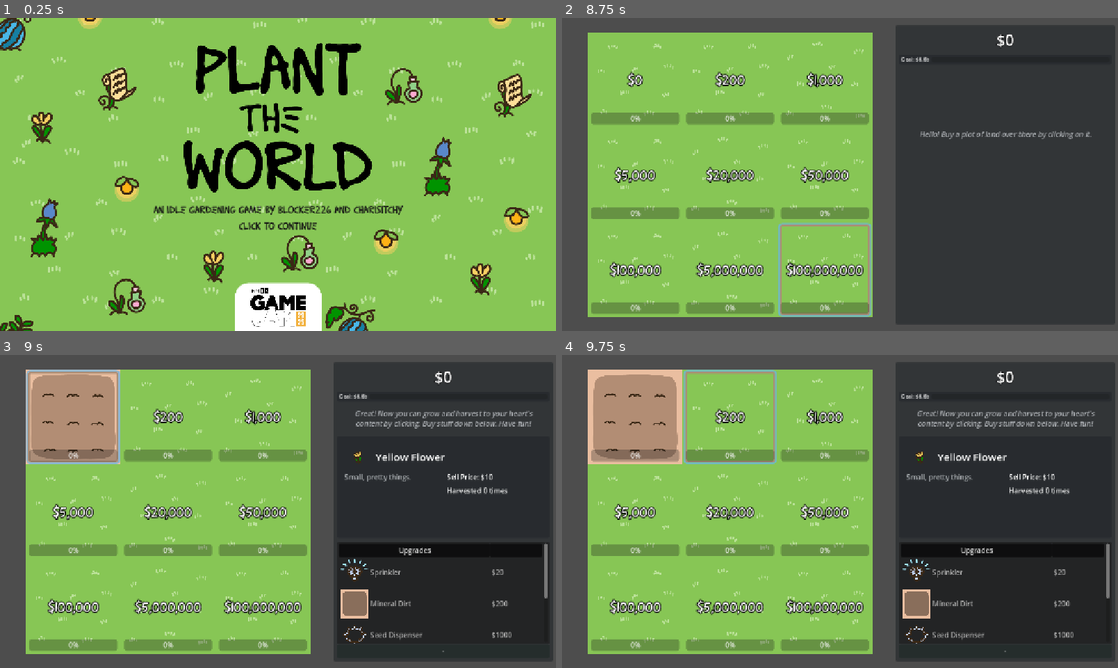
Above: before the commit, frames 1-4 (two rows, left to right).
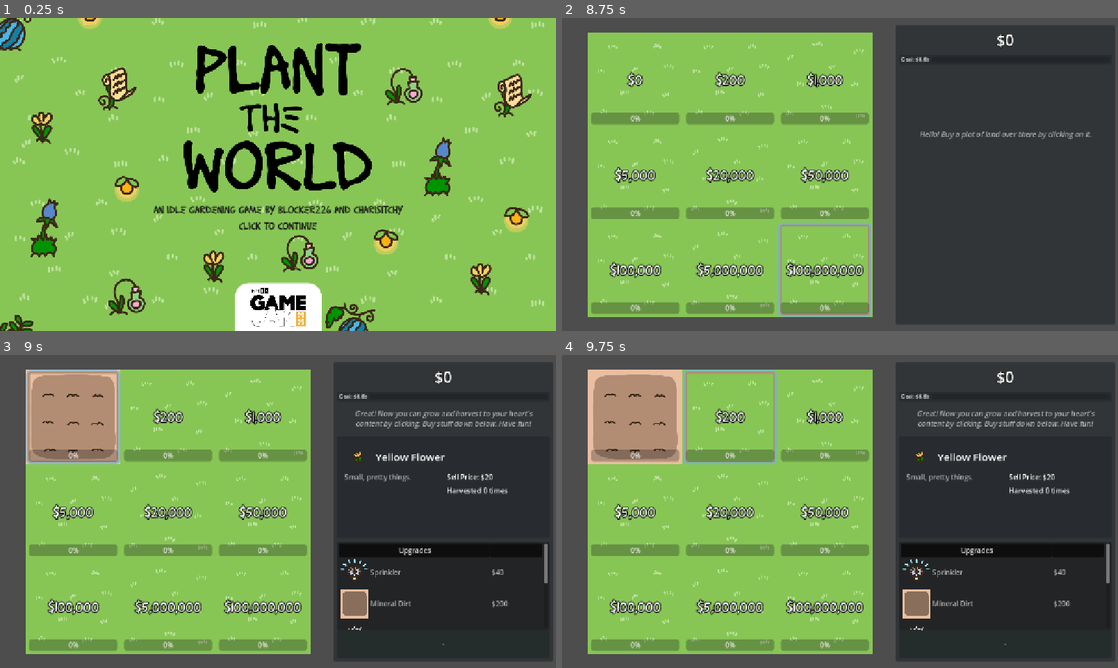
Above: after the commit, the same moments.

Repository: Blocker226/gmtk-jam-2025
Game: Godot game, scene res://game.tscn
Two runs of this game, one before a commit and one after it. Both use one fixed random seed, a clock stepped at 60 frames per second and the inputs below.
Inputs (mouse positions are in pixels of both pictures, inside the frame that each line leads up to):
- Up to frame 1 (0.25 s): no input
- Up to frame 2 (8.75 s): click (840, 174) at 0.5 s; click (840, 174) at 1.25 s; click "$0" at 2 s; click "$200" at 2.75 s; click "$1,000" at 3.5 s; click "$5,000" at 4.25 s; click "$20,000" at 5 s; click "$50,000" at 5.75 s; click "$100,000" at 6.5 s; click "$5,000,000" at 7.25 s; click "$100,000,000" at 8 s
- Up to frame 3 (9 s): click "$0" at 8.75 s
- Up to frame 4 (9.75 s): click "$200" at 9.5 s

Frames 1-2 are identical in both runs. In frame 3, 0.2% of the frame differs, in the area x 61-99%, y 38-95%; in frame 4, 0.2%.

Commit message:
Fixed harvester and sprinkler bugs
- Made first plant slightly more valuable
- Increased price of sprinkler to compensate
- Updated plant sprites
- Made buy button bigger

Diff:
--- a/characters/plants/plant.tscn
+++ b/characters/plants/plant.tscn
@@ -47,22 +47,6 @@
 "values": [ExtResource("16_xons5")]
 }
 
-[sub_resource type="Animation" id="Animation_uh6bo"]
-resource_name = "run"
-length = 0.5
-tracks/0/type = "value"
-tracks/0/imported = false
-tracks/0/enabled = true
-tracks/0/path = NodePath(".:texture")
-tracks/0/interp = 1
-tracks/0/loop_wrap = true
-tracks/0/keys = {
-"times": PackedFloat32Array(0, 0.125, 0.25, 0.375),
-"transitions": PackedFloat32Array(1, 1, 1, 1),
-"update": 1,
-"values": [ExtResource("16_xons5"), ExtResource("17_kyk40"), ExtResource("18_y1jwl"), ExtResource("16_xons5")]
-}
-
 [sub_resource type="Animation" id="Animation_seewa"]
 resource_name = "fast"
 length = 0.4
@@ -80,6 +64,22 @@
 "values": [ExtResource("17_kyk40"), ExtResource("18_y1jwl")]
 }
 
+[sub_resource type="Animation" id="Animation_uh6bo"]
+resource_name = "run"
+length = 0.5
+tracks/0/type = "value"
+tracks/0/imported = false
+tracks/0/enabled = true
+tracks/0/path = NodePath(".:texture")
+tracks/0/interp = 1
+tracks/0/loop_wrap = true
+tracks/0/keys = {
+"times": PackedFloat32Array(0, 0.125, 0.25, 0.375),
+"transitions": PackedFloat32Array(1, 1, 1, 1),
+"update": 1,
+"values": [ExtResource("16_xons5"), ExtResource("17_kyk40"), ExtResource("18_y1jwl"), ExtResource("16_xons5")]
+}
+
 [sub_resource type="AnimationLibrary" id="AnimationLibrary_seewa"]
 _data = {
 &"RESET": SubResource("Animation_t3g72"),
--- a/characters/plants/plant1/plant1.tres
+++ b/characters/plants/plant1/plant1.tres
@@ -15,7 +15,7 @@
 grow_time = 20.0
 water_effectiveness = 1.0
 initial_cost = 0
-sell_price = 10
+sell_price = 20
+offset = Vector2(0, 0)
 textures = Array[Texture2D]([ExtResource("3_u7nnl"), ExtResource("4_iagg7"), ExtResource("5_cs2kg"), ExtResource("6_1tb0j")])
-offset = Vector2(0, 0)
 metadata/_custom_type_script = "uid://d38jnkld1yjbe"
--- a/characters/plants/plant6/plant6_0.tres
+++ b/characters/plants/plant6/plant6_0.tres
@@ -4,4 +4,4 @@
 
 [resource]
 atlas = ExtResource("1_nmkjh")
-region = Rect2(3072, 1536, 512, 512)
+region = Rect2(3072, 2048, 512, 512)
--- a/characters/plants/plant6/plant6_1.tres
+++ b/characters/plants/plant6/plant6_1.tres
@@ -4,4 +4,4 @@
 
 [resource]
 atlas = ExtResource("1_eveo6")
-region = Rect2(3072, 2048, 512, 512)
+region = Rect2(3072, 2560, 512, 512)
--- a/characters/plants/plant6/plant6_2.tres
+++ b/characters/plants/plant6/plant6_2.tres
@@ -4,4 +4,4 @@
 
 [resource]
 atlas = ExtResource("1_u4x7n")
-region = Rect2(3072, 2560, 512, 512)
+region = Rect2(3072, 3072, 512, 512)
--- a/characters/plants/plant6/plant6_3.tres
+++ b/characters/plants/plant6/plant6_3.tres
@@ -4,4 +4,4 @@
 
 [resource]
 atlas = ExtResource("1_w358e")
-region = Rect2(3072, 3072, 512, 512)
+region = Rect2(3072, 3584, 512, 512)
--- a/characters/plants/scripts/plant_data.gd
+++ b/characters/plants/scripts/plant_data.gd
@@ -9,5 +9,5 @@
 @export var initial_cost: int
 @export var sell_price: int
 
+@export var offset: Vector2
 @export var textures: Array[Texture2D]
-@export var offset: Vector2
--- a/characters/upgrades/data/harvest.tres
+++ b/characters/upgrades/data/harvest.tres
@@ -14,6 +14,7 @@
 base_price = 5000
 requirements = Dictionary[String, Variant]({})
 added_keywords = Dictionary[String, Variant]({
-"harvest": true
+"harvest": true,
+"harvest_time": 0.0
 })
 metadata/_custom_type_script = "uid://hbhgyde4k0cy"
--- a/characters/upgrades/data/sprinkler.tres
+++ b/characters/upgrades/data/sprinkler.tres
@@ -13,9 +13,10 @@
 icon = ExtResource("1_h24dh")
 type = 0
 is_repeatable = false
-base_price = 20
+base_price = 40
 requirements = Dictionary[String, Variant]({})
 added_keywords = Dictionary[String, Variant]({
-"sprinkler": 5.0
+"sprinkler": 5.0,
+"sprinkler_time": 0.0
 })
 metadata/_custom_type_script = "uid://hbhgyde4k0cy"
--- a/characters/upgrades/scripts/harvest_upgrade.gd
+++ b/characters/upgrades/scripts/harvest_upgrade.gd
@@ -2,31 +2,34 @@
 
 @export var harvest_delay: float = 3
 
-var _elapsed_time: float
-var _progress_bar: ProgressBar
-
 func process_upgrade(plant: PlantButton, delta: float) -> void:
 	super(plant, delta)
+
+	var progress_bar := \
+	plant.upgrades.get_node("Harvester 5000/ProgressBar") as ProgressBar
+
 	if plant.state == PlantButton.State.READY:
-		_elapsed_time += delta
+		plant.upgrades.upgrade_keywords["harvest_time"] += delta
+		var elapsed_time: float = \
+		plant.upgrades.upgrade_keywords["harvest_time"]
 
-		_progress_bar.visible = true
-		_progress_bar.value = \
-		_elapsed_time / harvest_delay * _progress_bar.max_value
+		progress_bar.visible = true
+		progress_bar.value = \
+		elapsed_time / harvest_delay * progress_bar.max_value
 
-		if _elapsed_time < harvest_delay: return
+		if elapsed_time < harvest_delay: return
 		plant.harvest()
-		_elapsed_time = 0
-		_progress_bar.value = 0
-		_progress_bar.visible = false
+		plant.upgrades.upgrade_keywords["harvest_time"] = 0
+		progress_bar.value = 0
+		progress_bar.visible = false
 	else:
-		_elapsed_time = 0
-		_progress_bar.visible = false
+		plant.upgrades.upgrade_keywords["harvest_time"] = 0
+		progress_bar.visible = false
 
 
 func on_upgrade_installed(plant_upgrades: PlantUpgrades) -> void:
 	super(plant_upgrades)
 
-	_progress_bar = \
+	var progress_bar := \
 	plant_upgrades.get_node("Harvester 5000/ProgressBar") as ProgressBar
-	_progress_bar.visible = false
+	progress_bar.visible = false
--- a/characters/upgrades/scripts/sprinkler_upgrade.gd
+++ b/characters/upgrades/scripts/sprinkler_upgrade.gd
@@ -3,34 +3,27 @@
 @export var delay: float = 5
 @export var speed_upgrade: UpgradeData
 
-var _elapsed_time: float
 var _initial_delay: float
-
-var _animation_player: AnimationPlayer
 
 func process_upgrade(plant: PlantButton, delta: float) -> void:
 	super(plant, delta)
 	var current_delay: float = plant.upgrades.upgrade_keywords["sprinkler"]
-	_elapsed_time += delta
-	if _elapsed_time < current_delay: return
+	plant.upgrades.upgrade_keywords["sprinkler_time"] += delta
+	if plant.upgrades.upgrade_keywords["sprinkler_time"] < current_delay: return
 
-	_elapsed_time = 0
+	plant.upgrades.upgrade_keywords["sprinkler_time"] = 0
+	var animation_player := \
+	plant.upgrades.get_node("Sprinkler/AnimationPlayer") as AnimationPlayer
 	if plant.update_growth(plant.get_water_effectiveness()):
-		if current_delay < 0.5 and _animation_player.current_animation != "fast":
-			_animation_player.play("fast")
+		if current_delay < 0.5 and animation_player.current_animation != "fast":
+			animation_player.play("fast")
 		elif current_delay >= 0.5:
-			_animation_player.play("run")
+			animation_player.play("run")
 
 
 func on_upgrade_installed(plant_upgrades: PlantUpgrades) -> void:
 	super(plant_upgrades)
-
 	_initial_delay = delay
-
-	var node := plant_upgrades.get_node("Sprinkler/AnimationPlayer")
-	if not node is AnimationPlayer: return
-
-	_animation_player = node as AnimationPlayer
 
 
 func refresh(plant_upgrades: PlantUpgrades) -> void:
--- a/game.tscn
+++ b/game.tscn
@@ -124,6 +124,7 @@
 layout_mode = 2
 
 [node name="StartScreen" type="Button" parent="CanvasLayer"]
+visible = false
 z_index = 100
 anchors_preset = 15
 anchor_right = 1.0
--- a/ui/upgrade_menu.tscn
+++ b/ui/upgrade_menu.tscn
@@ -32,6 +32,7 @@
 script = ExtResource("3_wl8nm")
 
 [node name="BuyButton" type="Button" parent="."]
+custom_minimum_size = Vector2(0, 64)
 layout_mode = 2
 theme = ExtResource("5_m2nq5")
 theme_type_variation = &"SuccessButton"
--- a/ui_theme.tres
+++ b/ui_theme.tres
@@ -195,6 +195,7 @@
 SecondaryRichTextLabel/base_type = &"RichTextLabel"
 SecondaryRichTextLabel/colors/default_color = Color(0.682353, 0.698039, 0.713726, 1)
 SuccessButton/base_type = &"Button"
+SuccessButton/font_sizes/font_size = 18
 SuccessButton/styles/disabled = SubResource("StyleBoxFlat_tpf0h")
 SuccessButton/styles/hover = SubResource("StyleBoxFlat_5kxjo")
 SuccessButton/styles/normal = SubResource("StyleBoxFlat_mk0s6")
Not shown: 1 places in characters/plants/plant5/plant5.tres that only renumber resources
Binary file changed: characters/plants/sprites/plant_sprites.png
